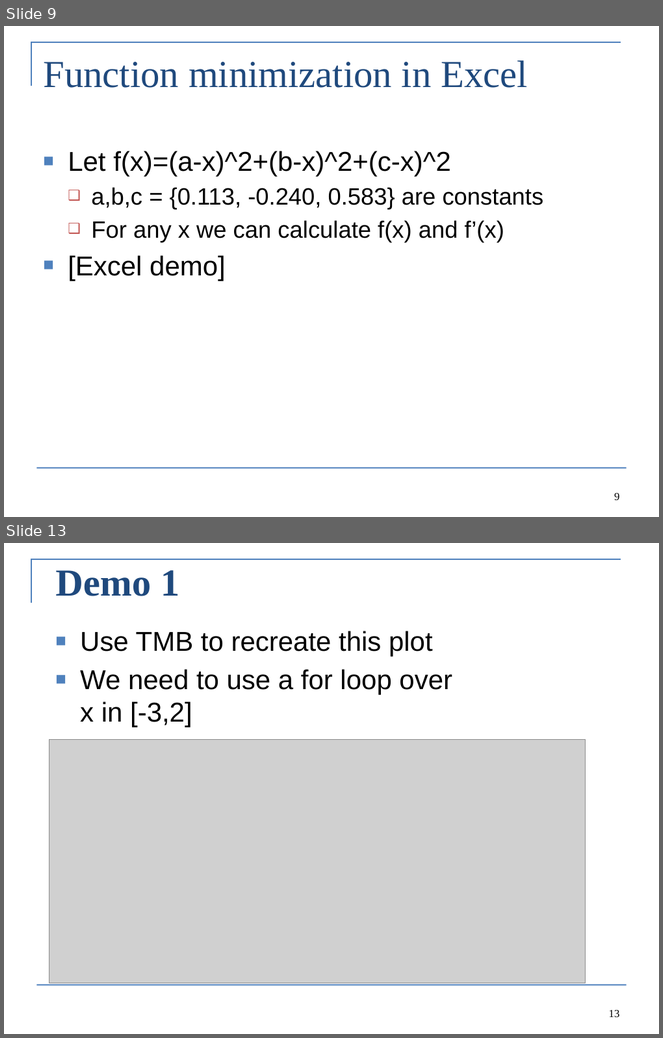
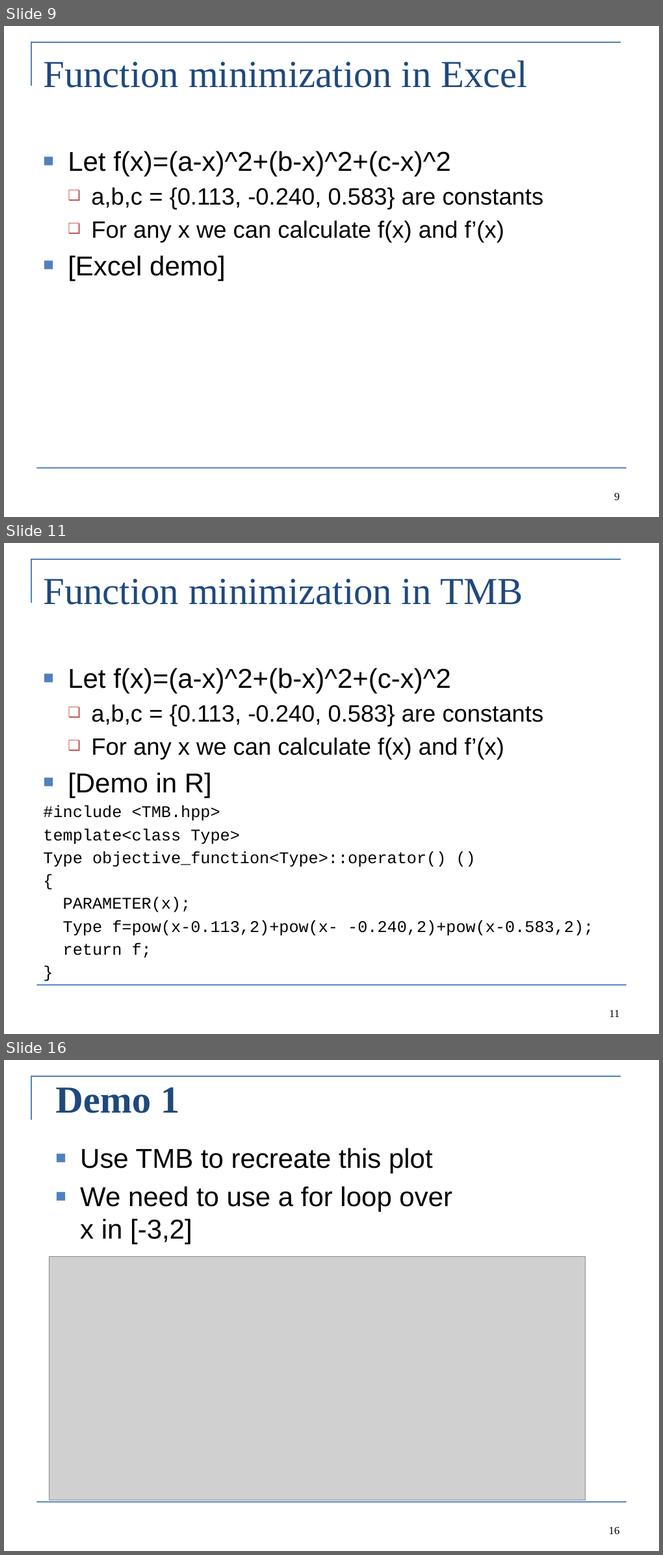
Before and after one commit to Cole-Monnahan-NOAA/tmb_workshop, a slide deck: day1/lecture1_optimization_eng.pptx. Shown one above the other, each under a label of ours: slides 9 and 13 before the commit, slides 9, 11 and 16 after it; the slides between them are not shown. The pictures are 663x1038 and 663x1555 pixels, drawn with LibreOffice and Linux fonts; fonts in the diff are those of the drawing; grey boxes stand for pictures. Boxes give left, top, right and bottom in pixels: in the first picture for what was removed or moved away, otherwise in the second. Text is boxed around its words. In the diff, an @@ line names an element or a change of style, - is before the commit and + after.

```diff
--- a/day1/lecture1_optimization_eng.pptx
+++ b/day1/lecture1_optimization_eng.pptx
@@ slide 11 added at box(4, 543, 659, 1034), background #FFFFFF; not listed: 2 template elements that a slide beside it also shows @@
@@ title added at box(43, 579, 523, 605), 42 pt, text #1F497D @@
+Function minimization in TMB
@@ text added at box(43, 668, 594, 958), 18 pt, text #000000 @@
+■ Let f(x)=(a-x)^2+(b-x)^2+(c-x)^2
+  ❑ a,b,c = {0.113, -0.240, 0.583} are constants
+  ❑ For any x we can calculate f(x) and f’(x)
+■ [Demo in R]
+#include <TMB.hpp>
+template<class Type>
+Type objective_function<Type>::operator() ()
+{
+PARAMETER(x);
+Type f=pow(x-0.113,2)+pow(x- -0.240,2)+pow(x-0.583,2);
+return f;
+}
@@ page number added at box(609, 1010, 620, 1017), 12 pt, text #000000 @@
+11
@@ what was slide 13 is now slide 16 @@
@@ page number at box(609, 1527, 620, 1534): text changed @@
-13
+16
```
Also in this commit, not shown: 5 slides changed, 2 other slides added, 5 other files.
